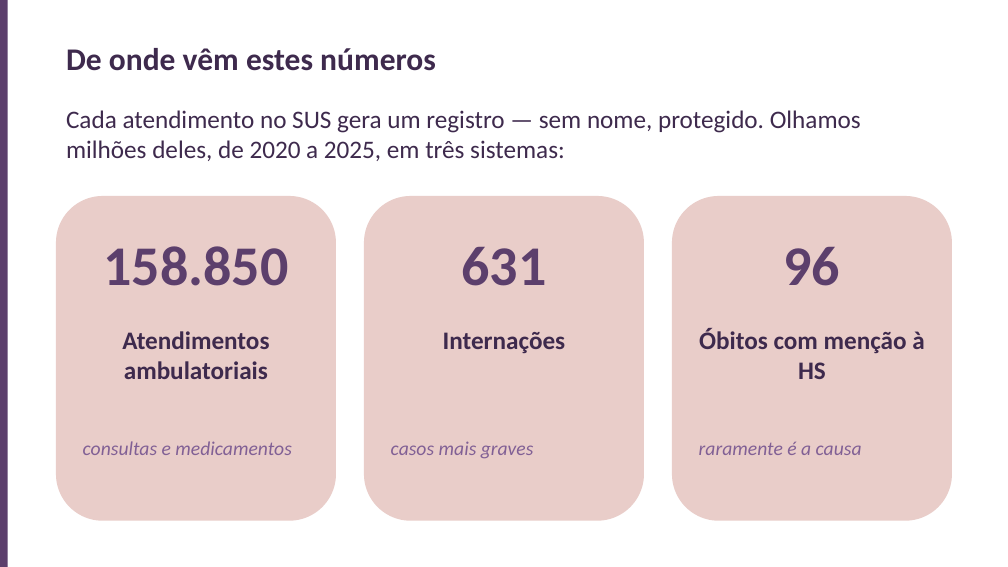
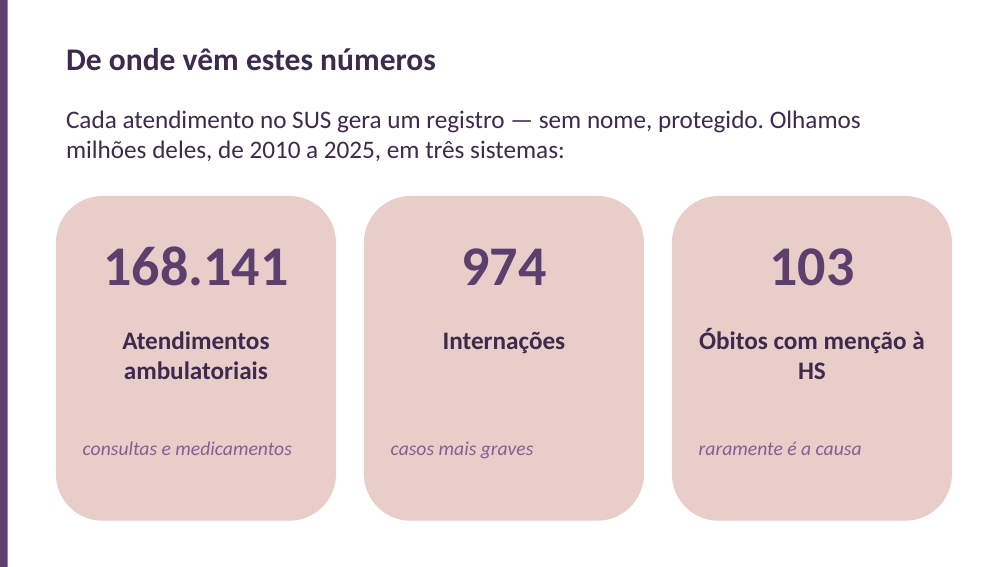
Before and after one commit to ronaldmoura1989/datasus_HS, a slide deck: slide 4 of apresentacao_HS_15min.pptx. Drawn at 1008x567 pixels with LibreOffice and Linux fonts; fonts in the diff are those of the drawing. Boxes give left, top, right and bottom in pixels: in the first picture for what was removed or moved away, otherwise in the second. Text is boxed around its words. In the diff, an @@ line names an element or a change of style, - is before the commit and + after.

```diff
--- a/apresentacao_HS_15min.pptx
+++ b/apresentacao_HS_15min.pptx
@@ text at [66,110,861,161]: text changed @@
-Cada atendimento no SUS gera um registro — sem nome, protegido. Olhamos milhões deles, de 2020 a 2025, em três sistemas:
+Cada atendimento no SUS gera um registro — sem nome, protegido. Olhamos milhões deles, de 2010 a 2025, em três sistemas:
@@ text at [103,246,288,286]: text changed @@
-158.850
+168.141
@@ text at [461,248,546,285]: text changed @@
-631
+974
@@ text at [769,248,854,286]: text changed @@
-96
+103
```
Also in this commit, not shown: 2 other slides changed, 13 other files.
